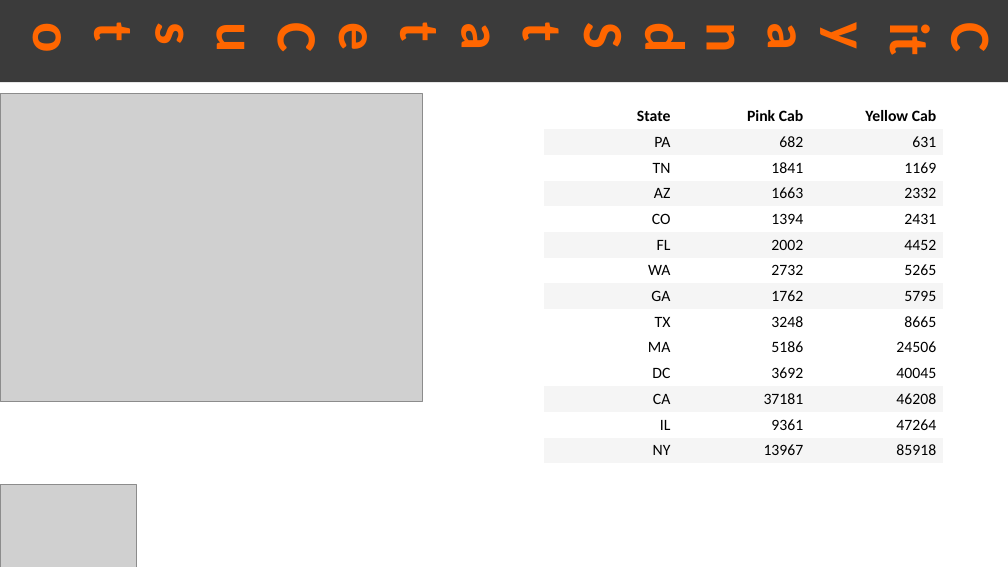
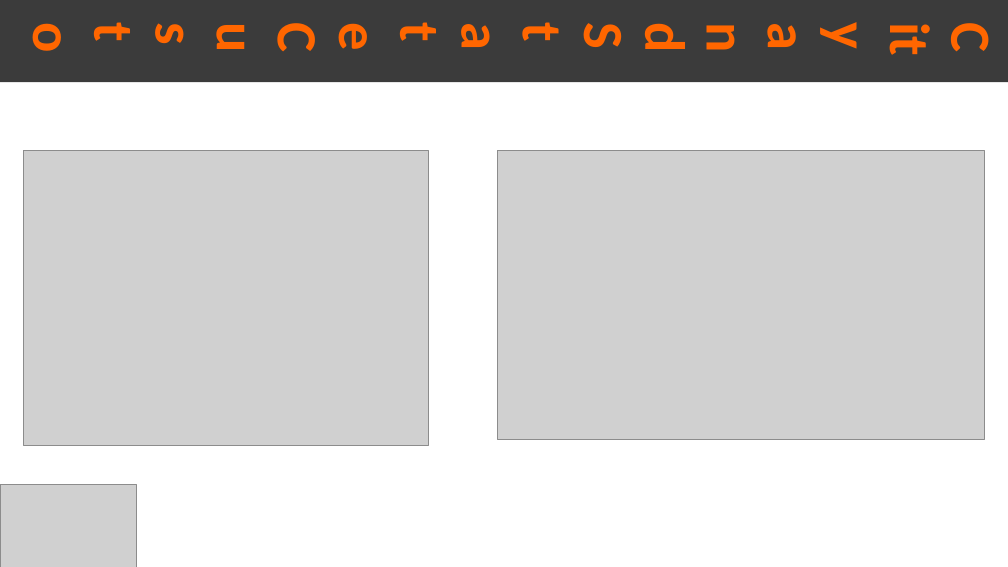
Before and after one commit to anvadev/DataSets, a slide deck: slide 9 of EDA G2M Insight Cab Investment - Presentation.pptx. Drawn at 1008x567 pixels with LibreOffice and Linux fonts; fonts in the diff are those of the drawing; grey boxes stand for pictures. Boxes give left, top, right and bottom in pixels: in the first picture for what was removed or moved away, otherwise in the second. Text is boxed around its words. In the diff, an @@ line names an element or a change of style, - is before the commit and + after.

```diff
--- a/EDA G2M Insight Cab Investment - Presentation.pptx
+++ b/EDA G2M Insight Cab Investment - Presentation.pptx
@@ table removed at <box>544,104,943,464</box>, 14 rows, 3 columns @@
-State | Pink Cab | Yellow Cab
-PA | 682 | 631
-TN | 1841 | 1169
-AZ | 1663 | 2332
-CO | 1394 | 2431
-FL | 2002 | 4452
-WA | 2732 | 5265
-GA | 1762 | 5795
-TX | 3248 | 8665
-MA | 5186 | 24506
-DC | 3692 | 40045
-CA | 37181 | 46208
-IL | 9361 | 47264
-NY | 13967 | 85918
@@ picture: place and size @@
-picture at <box>0,94,422,402</box>
+picture at <box>23,150,428,445</box>
@@ picture added at <box>498,150,985,439</box> @@
```
Also in this commit, not shown: 2 other slides changed, 2 slides added, 1 other file.
